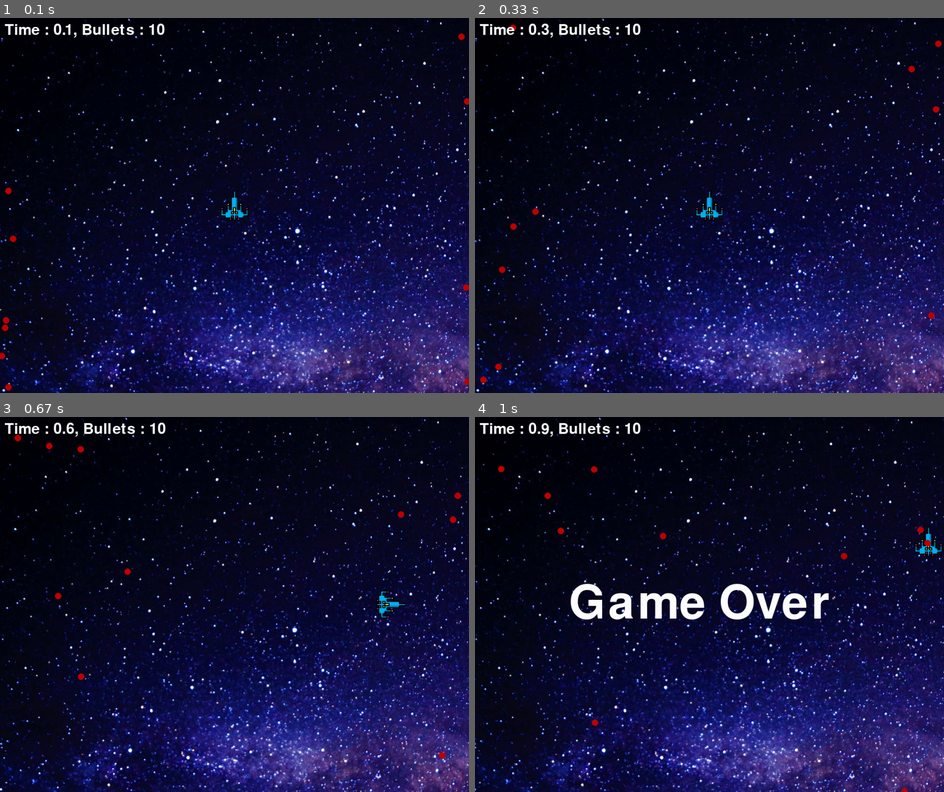
Above: before the commit, frames 1-4 (two rows, left to right).
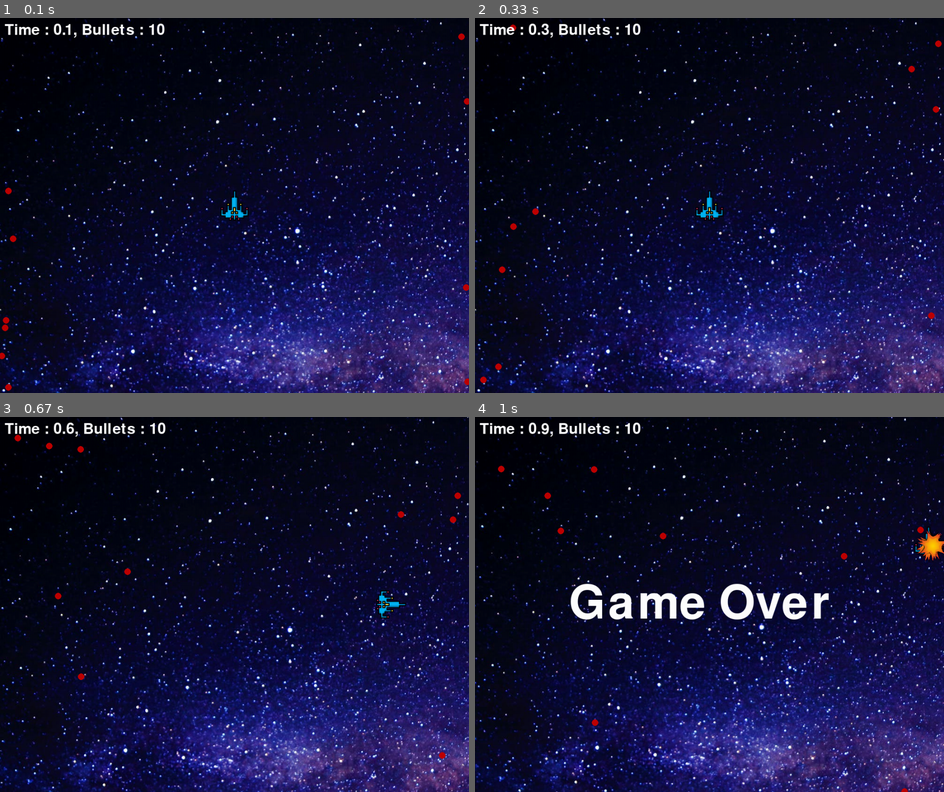
Above: after the commit, the same moments.

Repository: snacktime81/SAST
Game: pygame game, started from pygame_practice/main.py
The game is run twice, just before and just after one commit, with the same random seed, the same clock (stepped at 60 frames per second) and the same inputs.
Inputs:
- Up to frame 1 (0.1 s): no input
- Up to frame 2 (0.33 s): no input
- Up to frame 3 (0.67 s): hold Right from 0.33 s (still down)
- Up to frame 4 (1 s): release Right at 0.8 s; hold Up from 0.83 s (still down)

Frame 1 is identical in both runs. In frame 2, 6.4% of the frame differs, in the area x 0-100%, y 0-100%; in frame 3, 15%; in frame 4, 16%.

Commit message:
Add collision_explosion picture and Add background moving as keyboard

Diff:
--- a/pygame_practice/main.py
+++ b/pygame_practice/main.py
@@ -27,7 +27,8 @@
 
 
 bg_image = pygame.image.load('pygame_practice/picture/bg.jpg')
-bg_pos = 0
+bg_pos_w = 0
+bg_pos_h = 0
 
 player = Player(WIDTH, HEIGHT)
 
@@ -44,6 +45,11 @@
 pygame.mixer.music.play(-1)
 collision_sound = pygame.mixer.Sound('pygame_practice/sound/shot.wav')
 
+explosion = pygame.image.load('pygame_practice/picture/explosion.png')
+explosion = pygame.transform.scale(explosion, (80, 80))
+
+bg_to_w = 0
+bg_to_h = 0
 x = 0
 running = True
 gameover = False
@@ -66,25 +72,34 @@
     if event.type == pygame.KEYDOWN:
       if event.key == pygame.K_RIGHT:
         player.goto(1, 0)
+        bg_to_w -= dt * 0.05
       elif event.key == pygame.K_LEFT:
         player.goto(-1, 0)
+        bg_to_w += dt * 0.05
       elif event.key == pygame.K_UP:
         player.goto(0, -1)
+        bg_to_h -= dt * 0.05
       elif event.key == pygame.K_DOWN:
         player.goto(0, 1)
+        bg_to_h += dt * 0.05
     if event.type == pygame.KEYUP:
       if event.key == pygame.K_RIGHT:
         player.goto(-1, 0)
+        bg_to_w += dt * 0.05
       elif event.key == pygame.K_LEFT:
         player.goto(1, 0)
+        bg_to_w -= dt * 0.05
       elif event.key == pygame.K_UP:
         player.goto(0, 1)
+        bg_to_h += dt * 0.05
       elif event.key == pygame.K_DOWN:
         player.goto(0, -1)
+        bg_to_h -= dt * 0.05
 
   screen.fill((0, 0, 0))
-  screen.blit(bg_image, (bg_pos, 0))
-  bg_pos -= dt * 0.01
+  bg_pos_w += bg_to_w
+  bg_pos_h += bg_to_h
+  screen.blit(bg_image, (bg_pos_w, bg_pos_h))
   player.update(dt,screen)
   player.draw(screen)
 
@@ -103,6 +118,8 @@
   for b in bullets:
     if collision(player, b):
       collision_sound.play()
+      screen.blit(explosion, player.calibpos())
+      pygame.display.update()
       gameover = True
 
 
--- a/pygame_practice/player.py
+++ b/pygame_practice/player.py
@@ -23,9 +23,12 @@
     elif self.to == [0, -1]: self.angle = 0
 
     rotated_image = pygame.transform.rotate(self.image, self.angle)
-
     calibpos = (self.pos[0] - rotated_image.get_width()/2, self.pos[1] - rotated_image.get_height()/2)
     screen.blit(rotated_image, calibpos)
+
+  def calibpos(self):
+    calibpos = (self.pos[0] - self.image.get_width()/2, self.pos[1] - self.image.get_height()/2)
+    return calibpos
 
   def update(self, dt, screen):
     width, height = screen.get_size()
